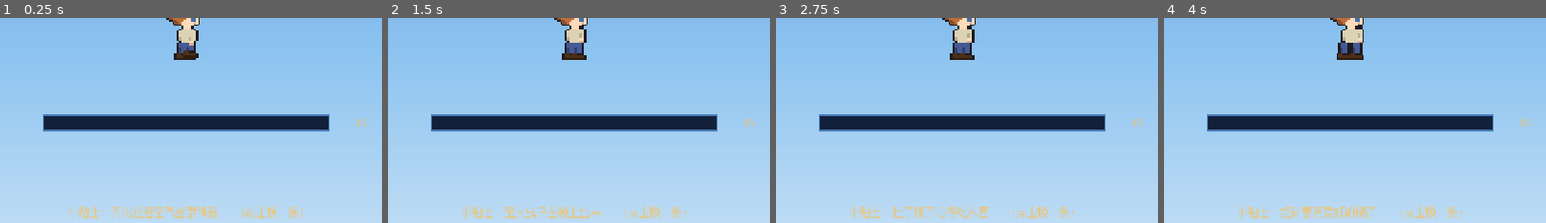
Above: before the commit, frames 1-4 (left to right).
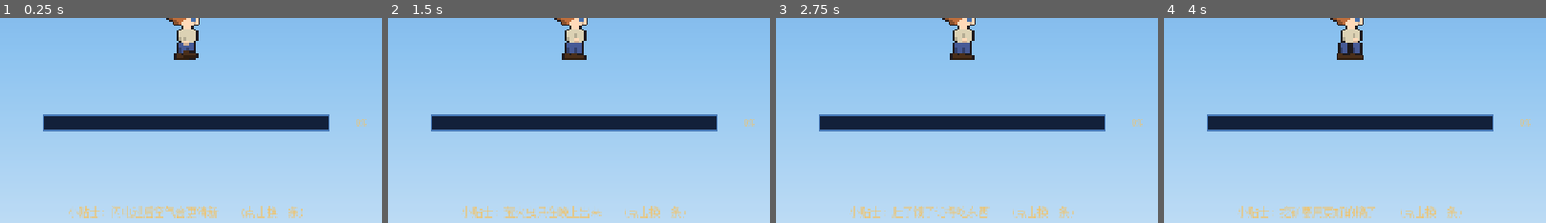
Above: after the commit, the same moments.

Repository: Nornttyy/tielaruia
Game: Godot game, scene res://scenes/ui/loading_screen.tscn
The game is run twice, just before and just after one commit, with the same random seed, the same clock (stepped at 60 frames per second) and the same inputs. This scene is started directly instead of the project's main scene.
Inputs:
- Up to frame 1 (0.25 s): no input
- Up to frame 2 (1.5 s): click "小贴士: 闪电过后空气会更清新 (点击换一条)" at 0.5 s; click "小贴士: 按住 鼠标左键 挖方块 (点击换一条)" at 1.25 s
- Up to frame 3 (2.75 s): click "小贴士: 萤火虫只在晚上出来 (点击换一条)" at 2 s
- Up to frame 4 (4 s): click "小贴士: 肚子饿了记得吃东西 (点击换一条)" at 2.75 s; click "小贴士: 砍树就能拿到木头 (点击换一条)" at 3.5 s
The pictures show only the part of the screen within x 26-76%, y 40-90%; the shares and areas given below are measured in that part.

The runs differ from the first frame. In frame 1, less than 0.1% of the frame differs, in the area x 48-51%, y 9-14%; in frame 2, 0.1%; in frame 3, 0.1%; in frame 4, 0.2%, in the area x 49-53%, y 3-13%.

Commit message:
tweak(character-art): 手臂挪到躯干中间 (用户要求手放中间)
_arm_layer 各姿势 left 整体往中间移 2px (idle 10→8, 走路摆动围着中心 7↔9)。
手垂在身体正中; 顺带手持物(本就居中 x=0)对齐更准。

Co-Authored-By: Claude Opus 4.8 (1M context) <noreply@anthropic.com>

Diff:
--- a/scripts/art/player_art.gd
+++ b/scripts/art/player_art.gd
@@ -303,15 +303,15 @@
 
 static func _arm_layer(ap: Dictionary, pose: String, dy: int) -> Array:
 	var g := _blank()
-	# 默认 (idle/hurt): 垂在躯干前 (右)。走路前后摆; 跳/落抬高。
+	# 默认 (idle/hurt): 垂在躯干中间 (用户要求手放中间)。走路前后摆; 跳/落抬高。
 	var top := 13
-	var left := 10
+	var left := 8
 	match pose:
-		"walk_a": left = 11; top = 13   # 手向前
-		"walk_c": left = 9;  top = 14   # 手向后
-		"jump":   left = 10; top = 11   # 抬手
-		"fall":   left = 11; top = 11
-		"hurt":   left = 10; top = 11
+		"walk_a": left = 9;  top = 13   # 手向前
+		"walk_c": left = 7;  top = 14   # 手向后
+		"jump":   left = 8;  top = 11   # 抬手
+		"fall":   left = 9;  top = 11
+		"hurt":   left = 8;  top = 11
 	var ss := int(ap.get("shirt_style", 0))
 	var arm: Array = _ARM_BARE if (ss == 1 or ss == 6) else _ARM   # 背心/泳衣 露胳膊
 	_place(g, top + dy, left, arm)
